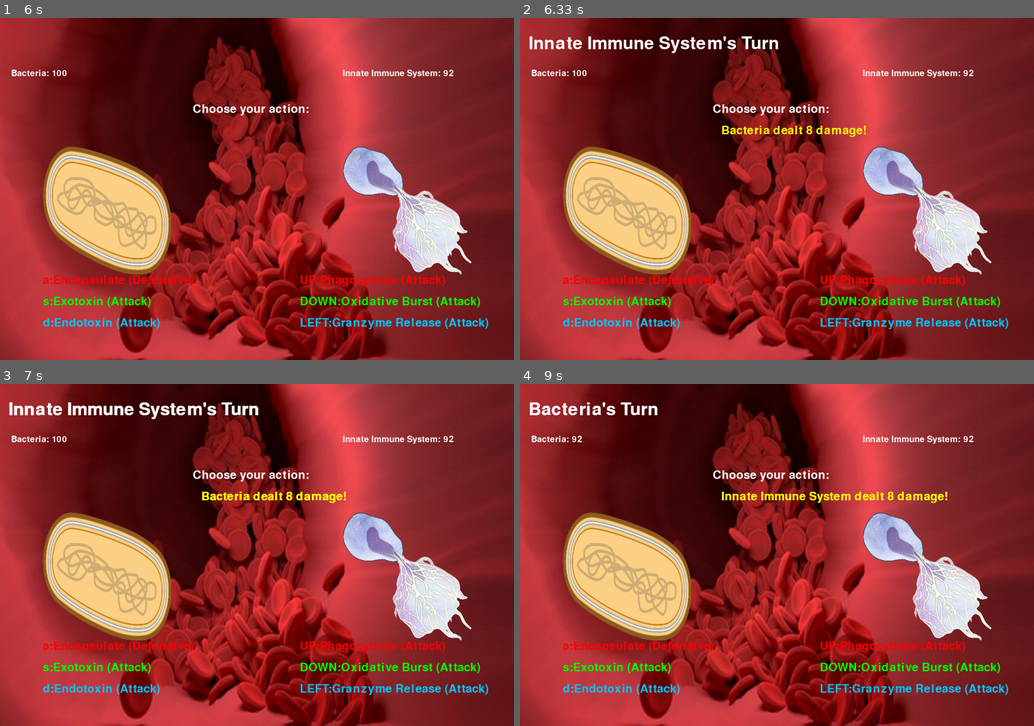
Above: before the commit, frames 1-4 (two rows, left to right).
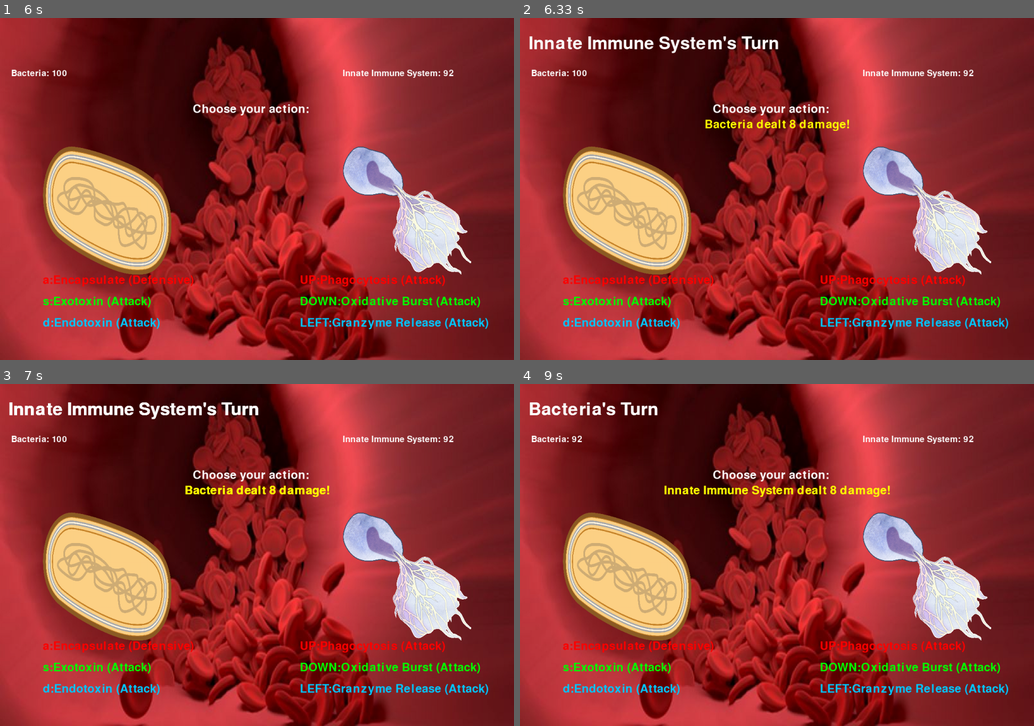
Above: after the commit, the same moments.

Repository: cmdcolin/ImmuneEscape
Game: pygame game, started from test_2_game.py
The game is run twice, just before and just after one commit, with the same random seed, the same clock (stepped at 60 frames per second) and the same inputs.
Inputs (mouse positions are in pixels of both pictures, inside the frame that each line leads up to):
- Up to frame 1 (6 s): click "Enter" at 0.38 s; click (149, 168) at 0.72 s; click (364, 168) at 1.05 s; click (133, 192) at 1.38 s; click (318, 219) at 2.22 s; click (133, 120) at 2.55 s; click (277, 175) at 5.22 s; click (107, 168) at 5.55 s; hold D from 5.83 s (still down)
- Up to frame 2 (6.33 s): release D at 6.3 s
- Up to frame 3 (7 s): hold A 6.33-6.87 s; hold S from 6.9 s (still down)
- Up to frame 4 (9 s): release S at 7.48 s; hold A 7.52-8.17 s; hold Up 8.2-8.88 s; hold Down from 8.92 s (still down)

Frame 1 is identical in both runs. In frame 2, 0.7% of the frame differs, in the area x 36-68%, y 29-35%; in frame 3, 0.8%; in frame 4, 1.2%, in the area x 28-84%, y 29-35%.

Commit message:
centered attack messages

Diff:
--- a/test_2_game.py
+++ b/test_2_game.py
@@ -155,6 +155,17 @@
 message_timer = 0
 MESSAGE_DURATION = 2000
 clock = pygame.time.Clock()
+def render_text_button(text, font, color, x=None, y=0):
+    text_surface = font.render(text, True, color)
+    text_rect = text_surface.get_rect()
+
+    if x is None:
+        text_rect.center = (screen.get_width() // 2, y)
+    else:
+        text_rect.topleft = (x, y)
+
+    screen.blit(text_surface, text_rect)
+
 def handle_player_turn(player,opponent):
     global player1_health, player2_health
     global message_timer, message
@@ -248,7 +259,7 @@
                 render_text_button(f"{player_2_assigned['Name']}'s Turn", font_large, (255, 255, 255), 20, 40)
 
             if pygame.time.get_ticks() - message_timer < MESSAGE_DURATION:
-                render_text_button(message, font_medium, (255,255,0), 470 ,250)
+                render_text_button(message, font_medium, (255,255,0), None ,250)
             pygame.display.update()
             clock.tick(30)
 
